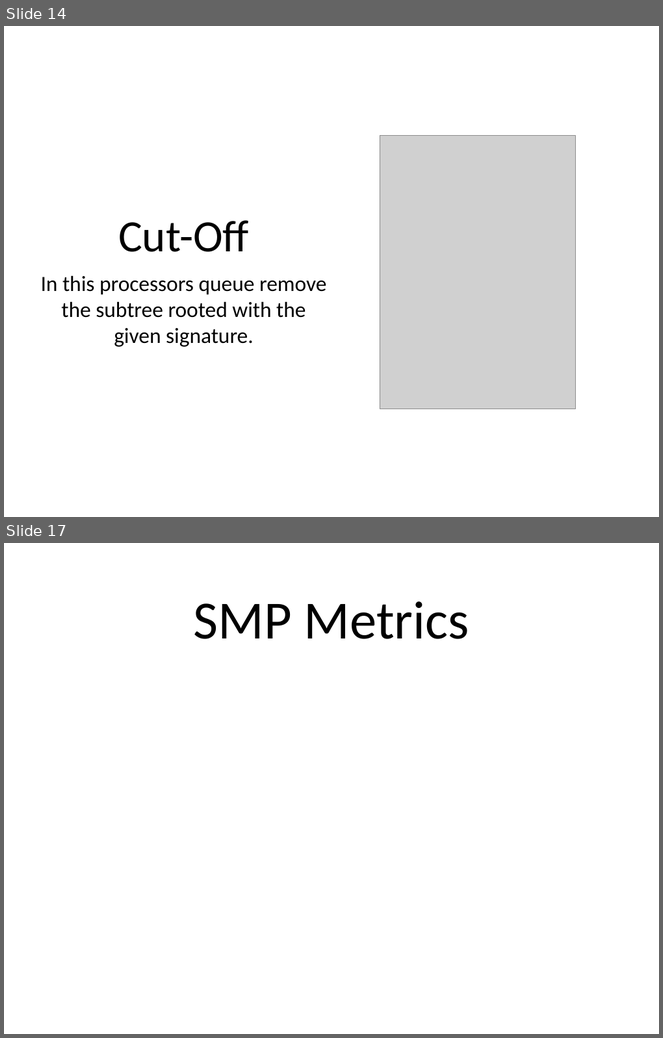
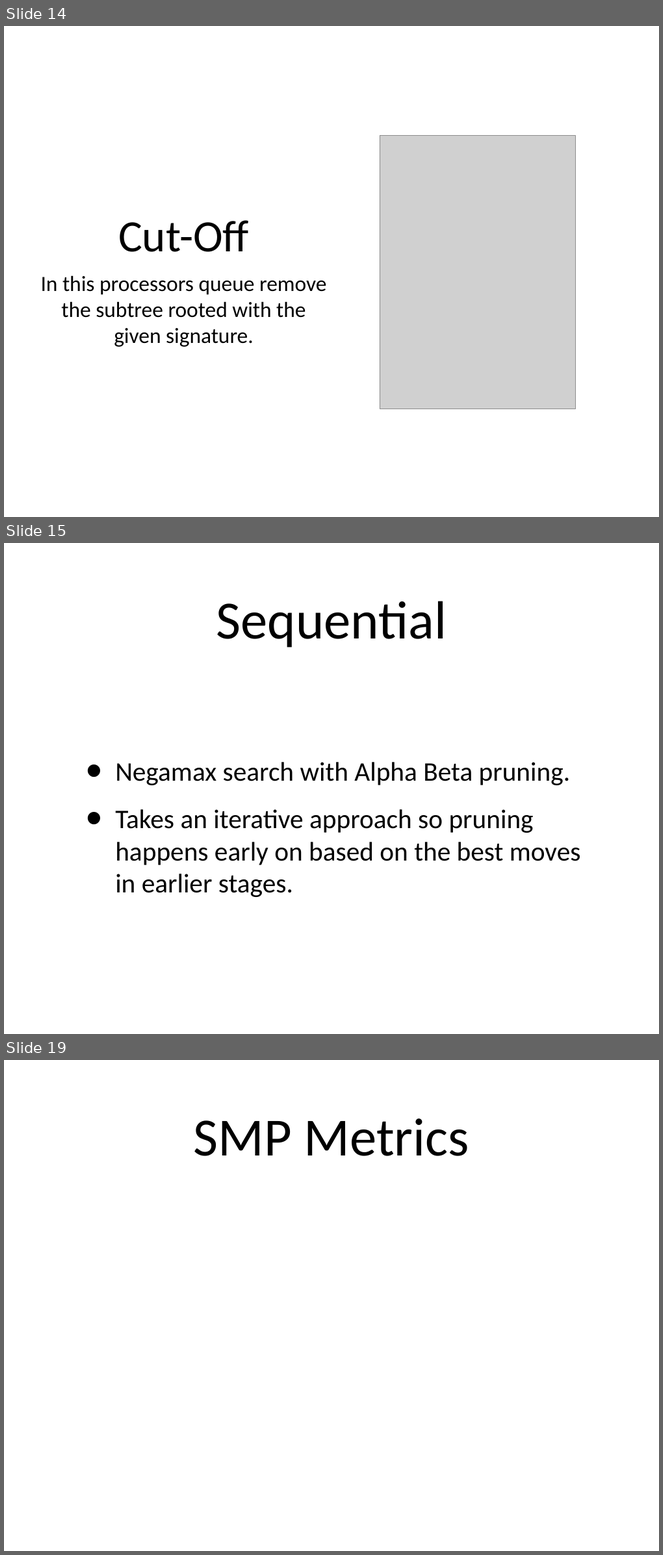
Before and after one commit to amod0017/rit-othello, a slide deck: Othello/other/Othello-Presentation-2.ppt. Shown one above the other, each under a label of ours: slides 14 and 17 before the commit, slides 14, 15 and 19 after it; the slides between them are not shown. The pictures are 663x1038 and 663x1555 pixels, drawn with LibreOffice and Linux fonts; fonts in the diff are those of the drawing; grey boxes stand for pictures. Boxes give left, top, right and bottom in pixels: in the first picture for what was removed or moved away, otherwise in the second. Text is boxed around its words. In the diff, an @@ line names an element or a change of style, - is before the commit and + after.

```diff
--- a/Othello/other/Othello-Presentation-2.ppt
+++ b/Othello/other/Othello-Presentation-2.ppt
@@ slide 15 added at [4,543,659,1034], background #FFFFFF @@
@@ title added at [217,601,447,648], 84 pt, text #000000 @@
+Sequential
@@ text added at [115,762,581,897], 42 pt, text #000000 @@
+• Negamax search with Alpha Beta pruning.
+• Takes an iterative approach so pruning happens early on based on the best moves in earlier stages.
@@ what was slide 17 is now slide 19 @@
```
Also in this commit, not shown: 1 slide changed, 6 other slides added, 4 slides removed.
